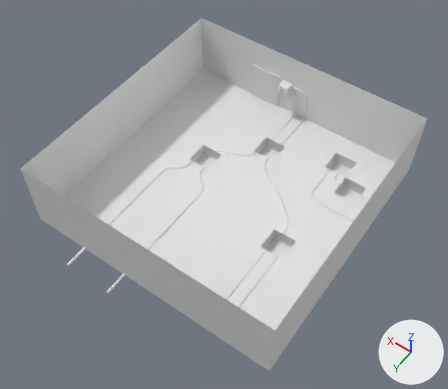
One commit to the Blender file UnityProject/Assets/Models/Level1Rick.blend: the scene before it, then after it.
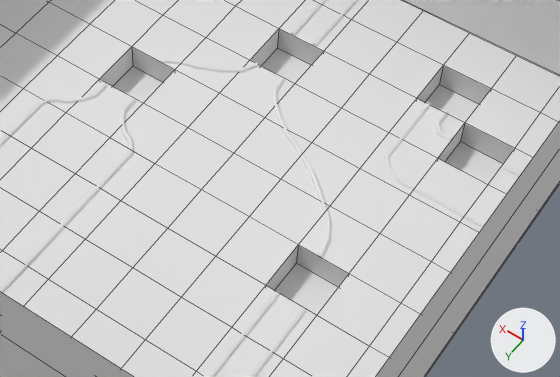
Old and new are each drawn whole from a 50 mm lens placed at (-16.5, 23.9, 36.9), pointed at (-0.4, 1.4, 1.5) and again close up on the part from 33% to 86% of the width and 32% to 73% of the height. The lights are fixed; the arrows at lower right show +X, +Y and +Z. The close-ups show mesh edges as thin lines.

Objects in the first close-up: 'Cable.001', 'Cable.002', 'Cable.003', 'Cable.006', 'Cable.008', 'Cable.009', 'Cable.011', 'Floor', 'Walls'.
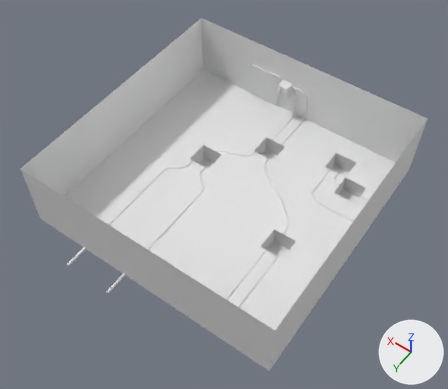
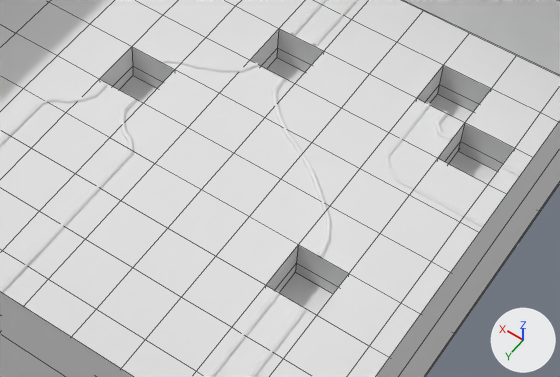
Where the change shows, as pixel boxes (x1, y1, x2, y2) in the close-ups (560 x 377 px):
```json
{"part": 1, "of": "me_plane", "change": "built on", "before": [113, 48, 502, 315], "after": [113, 48, 502, 315]}
```

The change, as JSON lines over the scene's bpy script:
```json
{"block": "me_plane", "where": "# used by ob_floor; location = (0.0, 0.0, 0.0)"}
{"op": "remove", "block": "me_plane", "code": "me_plane.from_pydata(...)  # 171 vertices, 149 faces; spans x -10.0..10.0, y -10.0..10.0, z -1.0..0.0"}
{"op": "add", "block": "me_plane", "code": "me_plane.from_pydata(...)  # 190 vertices, 169 faces; spans x -10.0..10.0, y -10.0..10.0, z -1.5..0.0"}
{"block": "me_plane", "change": "me_plane part 1"}
{"block": "me_plane", "change": "5 faces are deleted"}
{"block": "me_plane", "change": "19 new vertices lie (0.0, 0.0, -0.5) away from vertices in x -8.2..4.5, y -8.2..2.7, z -1.0"}
{"block": "me_plane", "change": "25 new faces join them"}
```
